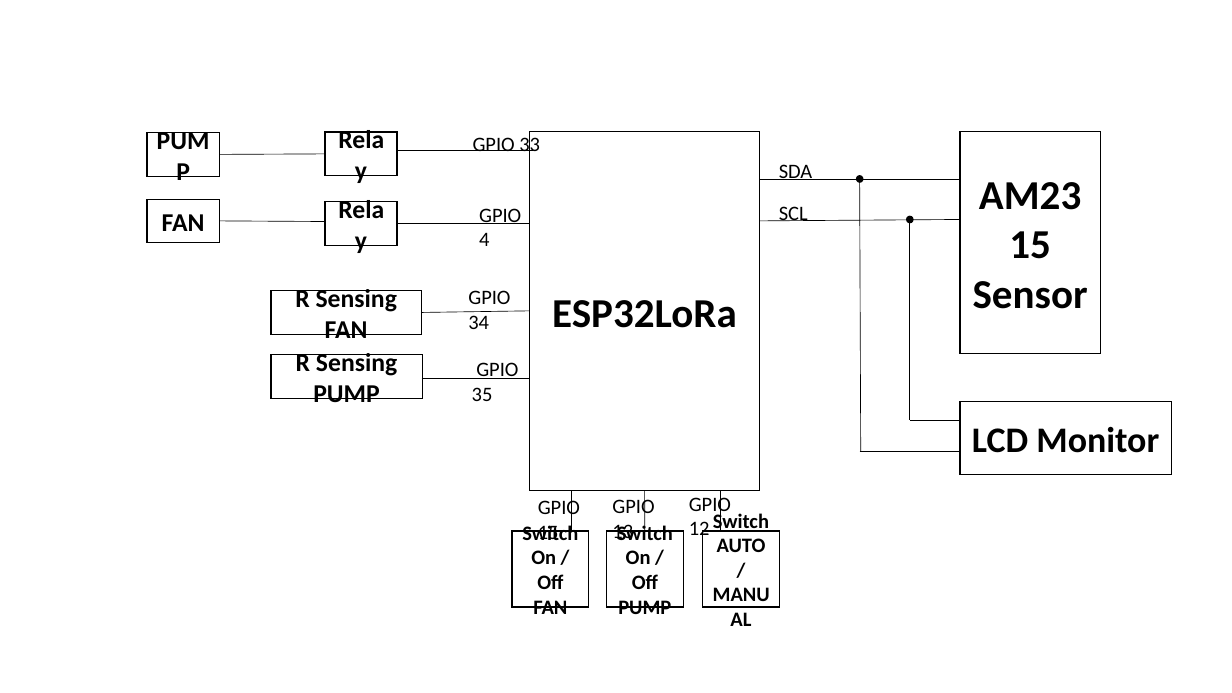
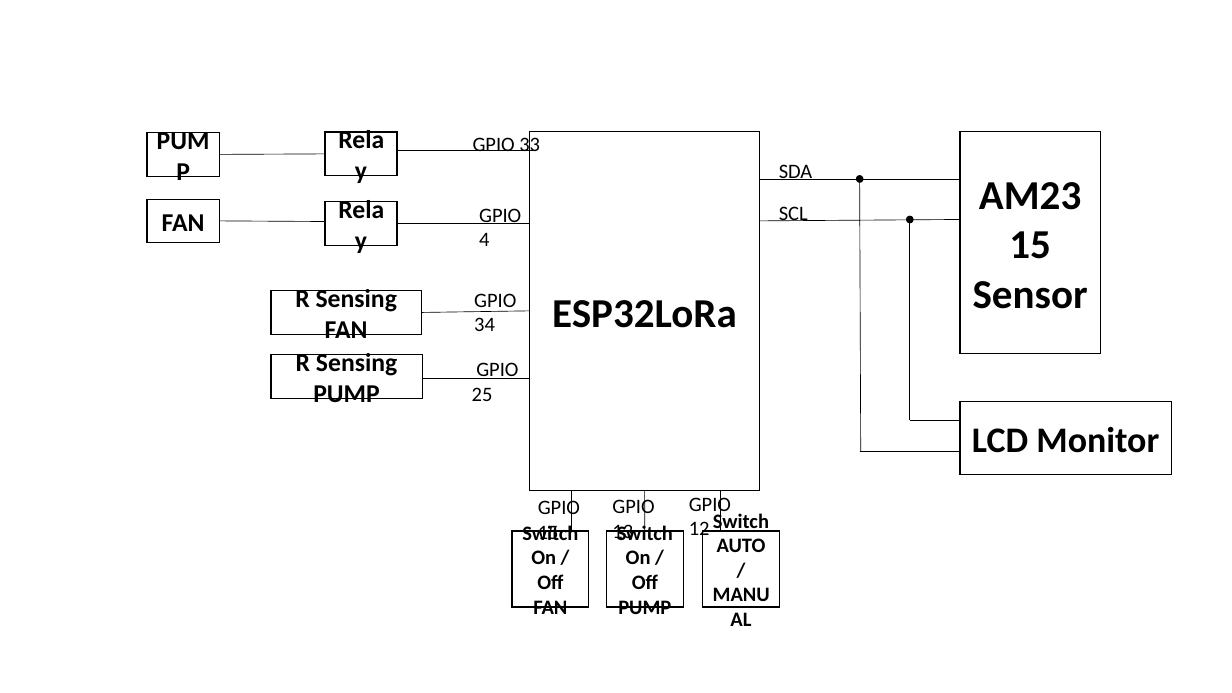
Before and after one commit to narinthon-so/Mushroom-project, a slide deck: slide 1 of Documents/hardware-diagrame.pptx. Drawn at 1232x693 pixels with LibreOffice and Linux fonts; fonts in the diff are those of the drawing. Boxes give left, top, right and bottom in pixels: in the first picture for what was removed or moved away, otherwise in the second. Text is boxed around its words. In the diff, an @@ line names an element or a change of style, - is before the commit and + after.

```diff
--- a/Documents/hardware-diagrame.pptx
+++ b/Documents/hardware-diagrame.pptx
@@ text "GPIO 34" moved from (x1=468, y1=290, x2=510, y2=329) to (x1=474, y1=293, x2=516, y2=331) @@
@@ text at (x1=472, y1=362, x2=518, y2=401): text changed @@
-GPIO 35
+GPIO 25
```
Also in this commit, not shown: 2 other files.
